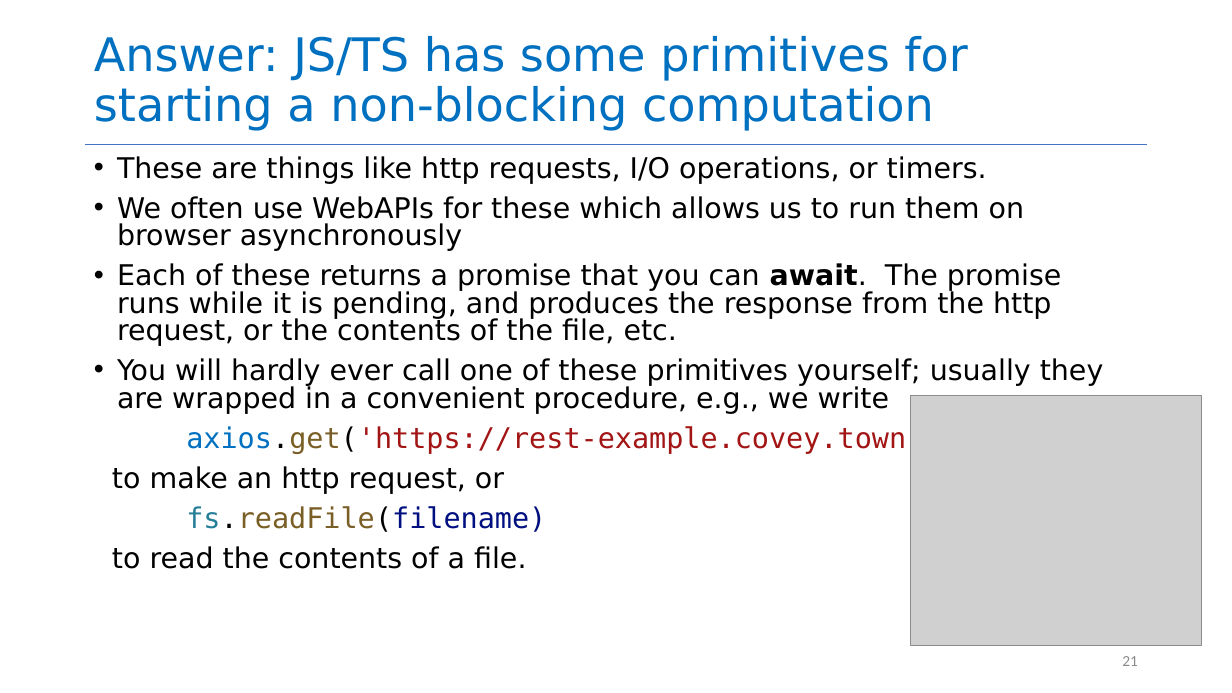
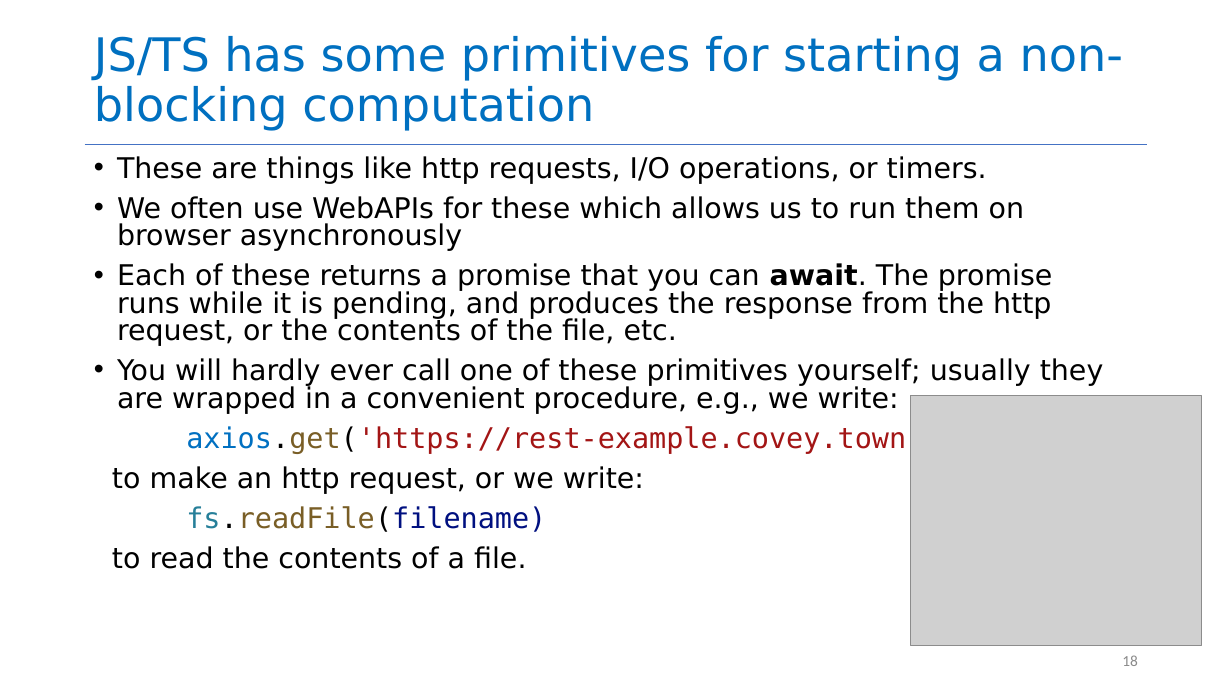
Before and after one commit to neu-se/CS4530-Fall-2024, a slide deck: slide 18 of Slides/Module 06 Concurrency Patterns in Typescript.pptx (slide 21 before the commit). Drawn at 1232x693 pixels with LibreOffice and Linux fonts; fonts in the diff are those of the drawing; grey boxes stand for pictures. Boxes give left, top, right and bottom in pixels: in the first picture for what was removed or moved away, otherwise in the second. Text is boxed around its words. In the diff, an @@ line names an element or a change of style, - is before the commit and + after.

```diff
--- a/Slides/Module 06 Concurrency Patterns in Typescript.pptx
+++ b/Slides/Module 06 Concurrency Patterns in Typescript.pptx
@@ title at <box>94,36,1123,131</box>: text changed @@
-Answer: JS/TS has some primitives for starting a non-blocking computation
+JS/TS has some primitives for starting a non-blocking computation
@@ text at <box>117,358,1104,414</box>: text changed @@
-• You will hardly ever call one of these primitives yourself; usually they are wrapped in a convenient procedure, e.g., we write
+• You will hardly ever call one of these primitives yourself; usually they are wrapped in a convenient procedure, e.g., we write:
@@ text at <box>112,466,644,494</box>: text changed @@
-to make an http request, or
+to make an http request, or we write:
@@ page number at <box>1122,655,1138,666</box>: text changed @@
-21
+18
```
Also in this commit, not shown: 4 other slides changed, 2 slides added, 4 slides removed, 1 other file.
